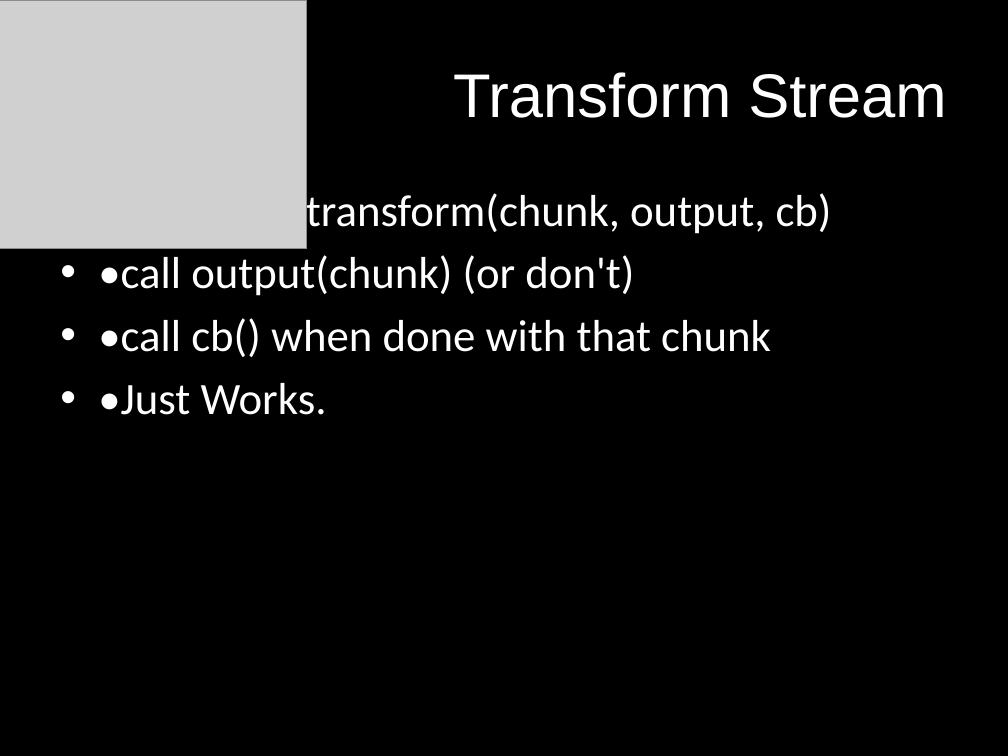
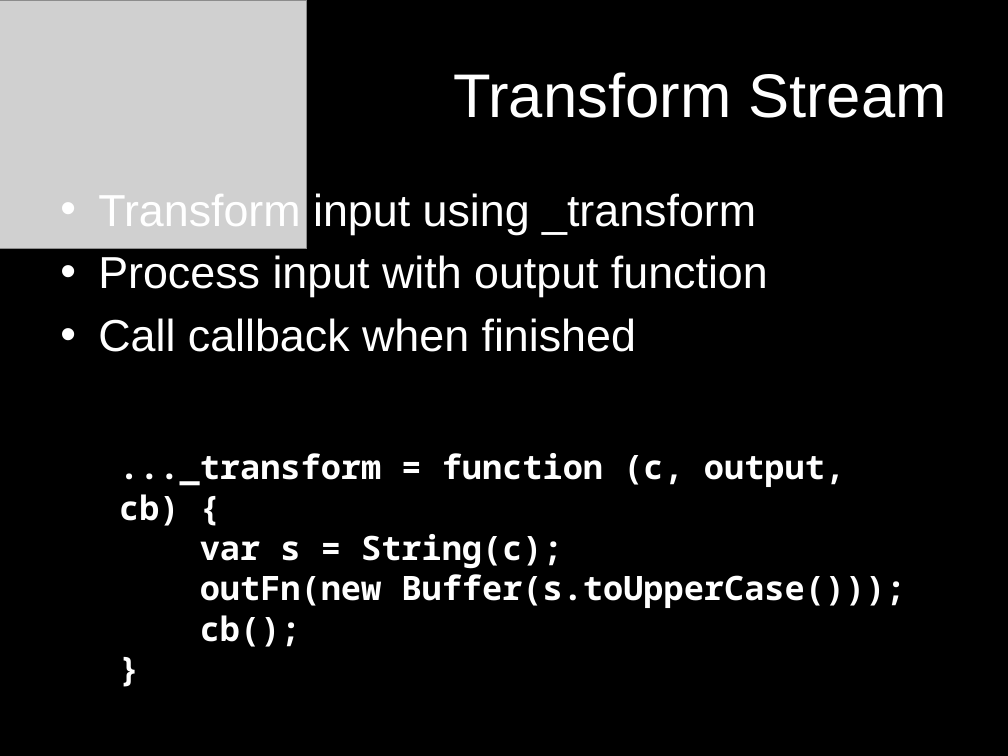
Before and after one commit to mattpodwysocki/SDC2013, a slide deck: slide 36 of SDC2013.pptx. Drawn at 1008x756 pixels with LibreOffice and Linux fonts; fonts in the diff are those of the drawing; grey boxes stand for pictures. Boxes give left, top, right and bottom in pixels: in the first picture for what was removed or moved away, otherwise in the second. Text is boxed around its words. In the diff, an @@ line names an element or a change of style, - is before the commit and + after.

Commit message:
Updating PPT

```diff
--- a/SDC2013.pptx
+++ b/SDC2013.pptx
@@ text at bbox=[98, 193, 768, 352]: text changed; font Calibri to Arial @@
-• •override _transform(chunk, output, cb)
-• •call output(chunk) (or don't)
-• •call cb() when done with that chunk
-• •Just Works.
+• Transform input using _transform
+• Process input with output function
+• Call callback when finished
@@ text added at bbox=[119, 453, 905, 647], 24 pt, text #FFFFFF, bold @@
+..._transform = function (c, output, cb) {
+var s = String(c);
+outFn(new Buffer(s.toUpperCase()));
+cb();
+}
```
Also in this commit, not shown: 1 other slide changed.
